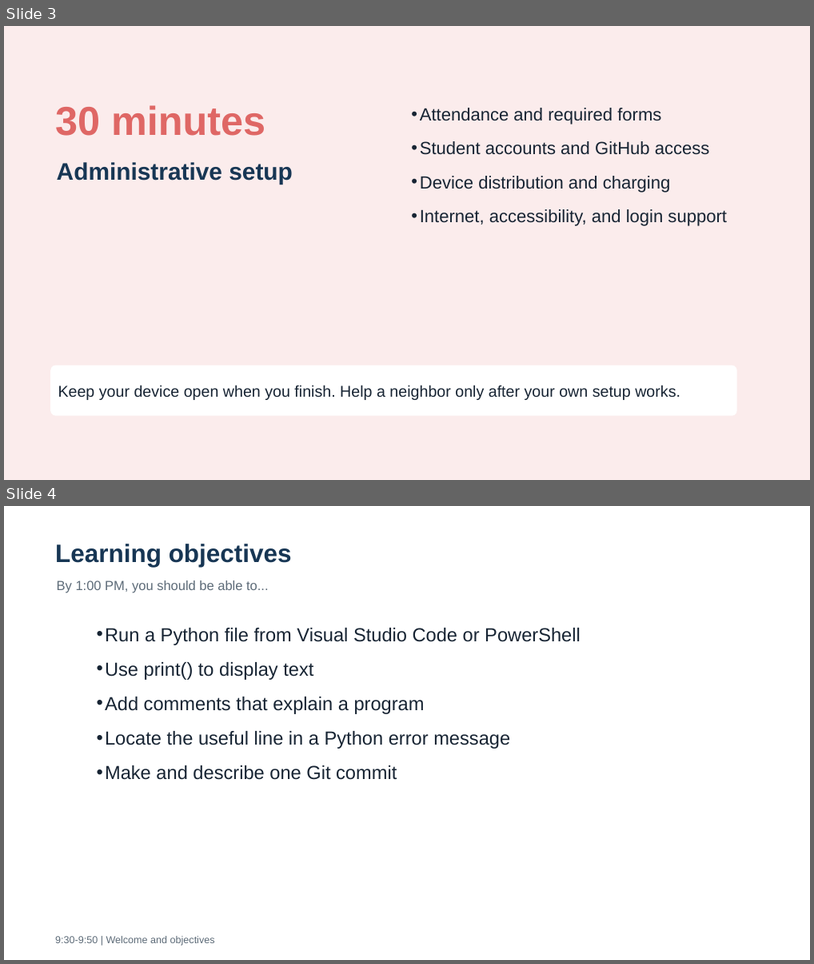
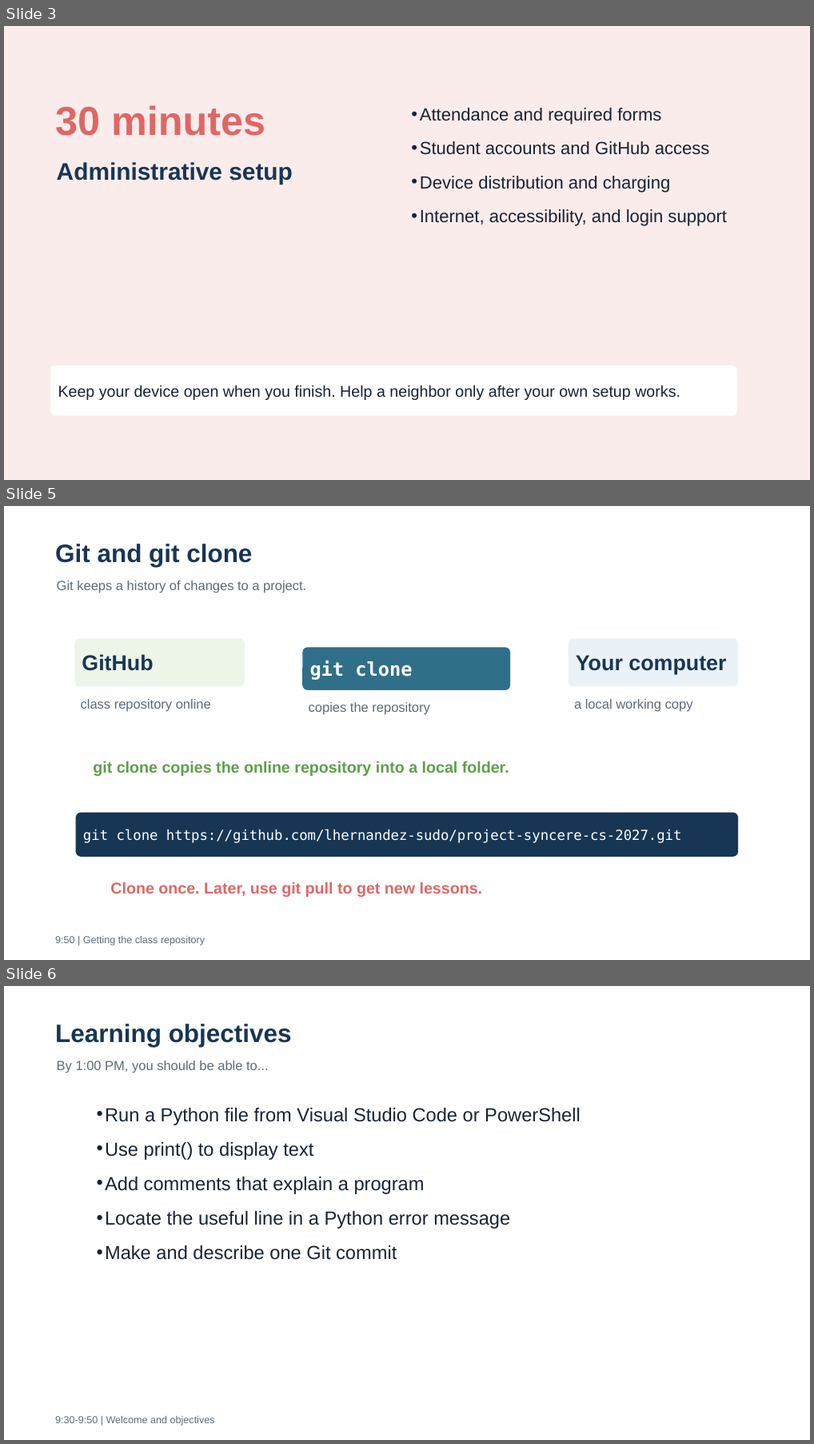
Before and after one commit to lhernandez-sudo/project-syncere-cs-2027, a slide deck: week-01-python-basics/slides/week-01-python-basics.pptx. Shown one above the other, each under a label of ours: slides 3 and 4 before the commit, slides 3, 5 and 6 after it; the slides between them are not shown. The pictures are 814x964 and 814x1444 pixels, drawn with LibreOffice and Linux fonts; fonts in the diff are those of the drawing. Boxes give left, top, right and bottom in pixels: in the first picture for what was removed or moved away, otherwise in the second. Text is boxed around its words. In the diff, an @@ line names an element or a change of style, - is before the commit and + after.

```diff
--- a/week-01-python-basics/slides/week-01-python-basics.pptx
+++ b/week-01-python-basics/slides/week-01-python-basics.pptx
@@ slide 5 added at [4, 506, 810, 960], background #FFFFFF @@
@@ text added at [55, 544, 252, 567], 30 pt, text #173654, bold @@
+Git and git clone
@@ text added at [57, 580, 306, 593], 15.8 pt, text #5D6B78 @@
+Git keeps a history of changes to a project.
@@ rounded rectangle added at [74, 639, 245, 686], fill #EDF5E9, 25.5 pt, text #173654, bold @@
+GitHub
@@ rounded rectangle added at [303, 647, 511, 690], fill #2F6F89, 22.5 pt, text #FFFFFF, bold @@
+git clone
@@ rounded rectangle added at [569, 639, 738, 686], fill #EAF2F7, 25.5 pt, text #173654, bold @@
+Your computer
@@ text added at [81, 699, 211, 712], 15.8 pt, text #5D6B78 @@
+class repository online
@@ text added at [309, 702, 430, 715], 15.8 pt, text #5D6B78 @@
+copies the repository
@@ text added at [574, 699, 694, 712], 15.8 pt, text #5D6B78 @@
+a local working copy
@@ text added at [93, 760, 510, 776], 18.8 pt, text #5F9F4B, bold @@
+git clone copies the online repository into a local folder.
@@ rounded rectangle added at [76, 812, 739, 856], fill #173654, 16.5 pt, text #FFFFFF @@
+git clone https://github.com/lhernandez-sudo/project-syncere-cs-2027.git
@@ text added at [110, 882, 483, 896], 18.8 pt, text #DF6765, bold @@
+Clone once. Later, use git pull to get new lessons.
@@ text added at [55, 936, 205, 945], 12 pt, text #5D6B78 @@
+9:50 | Getting the class repository
@@ what was slide 4 is now slide 6 @@
```
Also in this commit, not shown: 1 slide changed, 1 other slide added, 10 other files.
